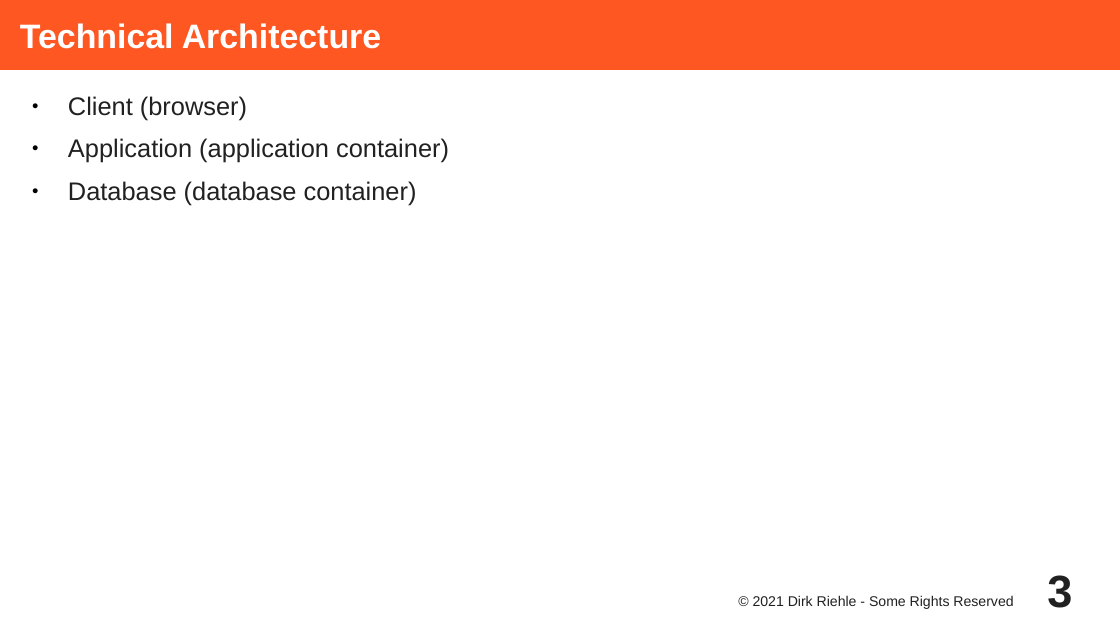
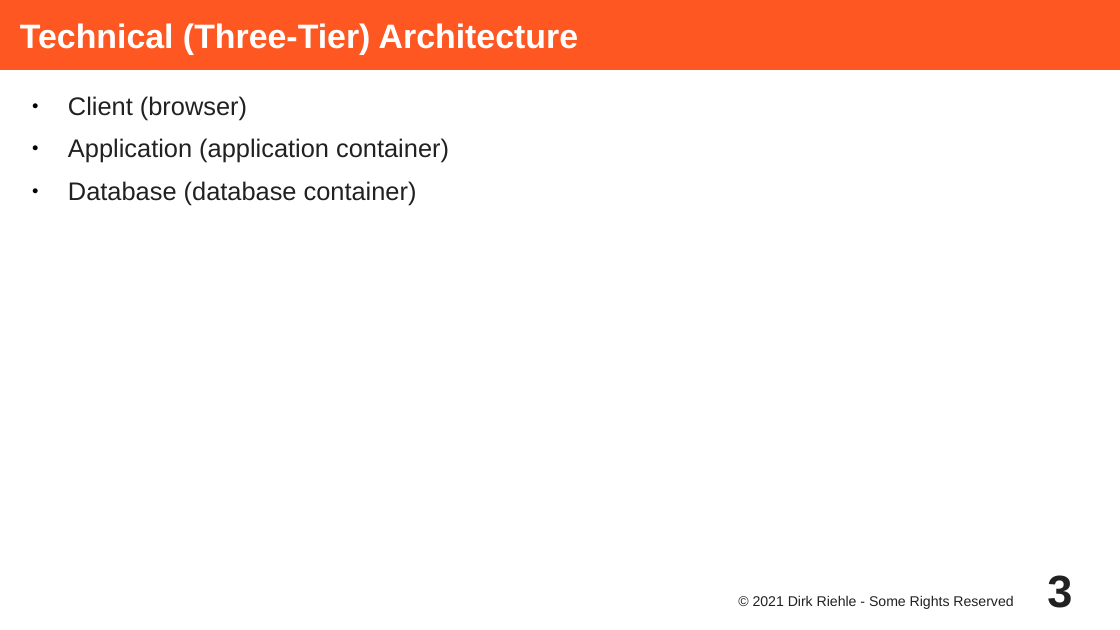
Before and after one commit to dirkriehle/adap-course, a slide deck: slide 3 of Lecture Slides/ADAP A02 - Wahlzeit Design.odp. Drawn at 1120x630 pixels with LibreOffice and Linux fonts; fonts in the diff are those of the drawing. Boxes give left, top, right and bottom in pixels: in the first picture for what was removed or moved away, otherwise in the second. Text is boxed around its words. In the diff, an @@ line names an element or a change of style, - is before the commit and + after.

```diff
--- a/Lecture Slides/ADAP A02 - Wahlzeit Design.odp
+++ b/Lecture Slides/ADAP A02 - Wahlzeit Design.odp
@@ title at (20,23,578,55): text changed @@
-Technical Architecture
+Technical (Three-Tier) Architecture
```
Also in this commit, not shown: 2 other slides changed, 3 other files.
